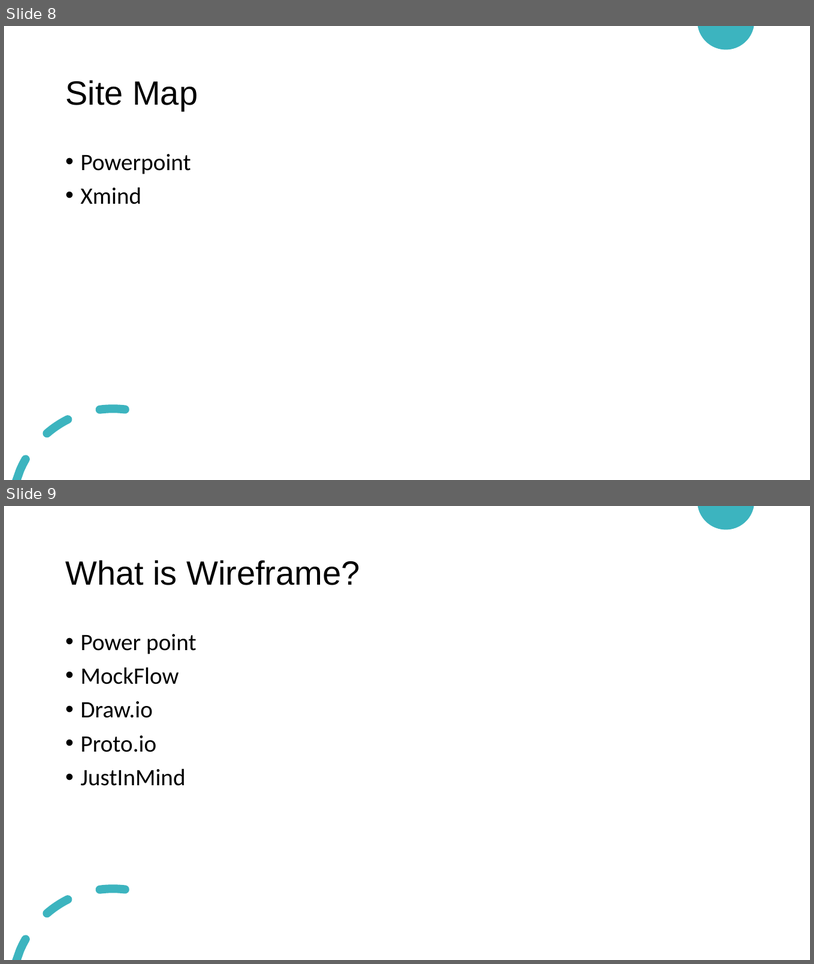
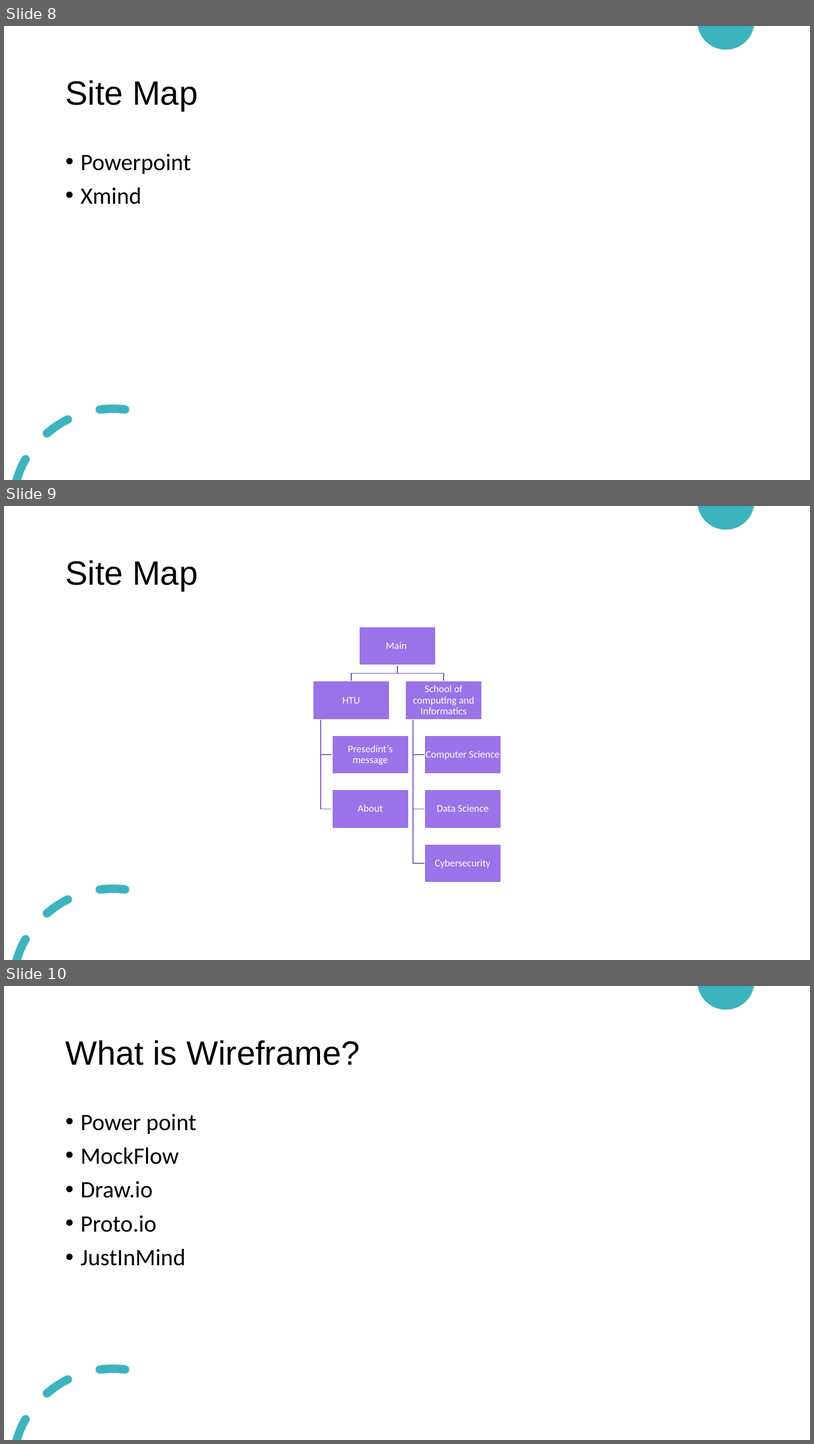
Before and after one commit to HanaZRasheed/HTU-Website-Fall2021, a slide deck: Website Design and Development.pptx. Shown one above the other, each under a label of ours: slides 8 and 9 before the commit, slides 8, 9 and 10 after it. The pictures are 814x964 and 814x1444 pixels, drawn with LibreOffice and Linux fonts; fonts in the diff are those of the drawing. Boxes give left, top, right and bottom in pixels: in the first picture for what was removed or moved away, otherwise in the second. Text is boxed around its words. In the diff, an @@ line names an element or a change of style, - is before the commit and + after.

```diff
--- a/Website Design and Development.pptx
+++ b/Website Design and Development.pptx
@@ slide 9 added at bbox=[4, 506, 810, 960], background #FFFFFF; not listed: 2 template elements that a slide beside it also shows @@
@@ title added at bbox=[65, 560, 198, 591], 40 pt, text #000000 @@
+Site Map
@@ group added at bbox=[313, 627, 501, 882]: 8 rectangles, 8 texts, 7 freeform shapes @@
+Main
+HTU
+Presedint’s message
+About
+School of computing and Informatics
+Computer Science
+Data Science
+Cybersecurity
@@ what was slide 9 is now slide 10 @@
```
Also in this commit, not shown: 1 other file.
